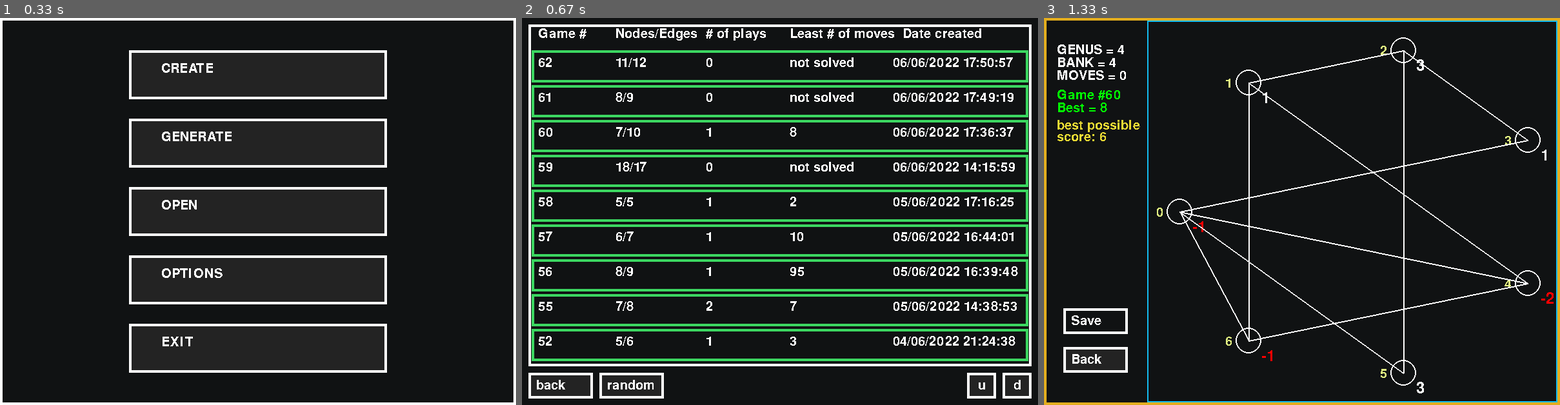
Above: before the commit, frames 1-3 (left to right).
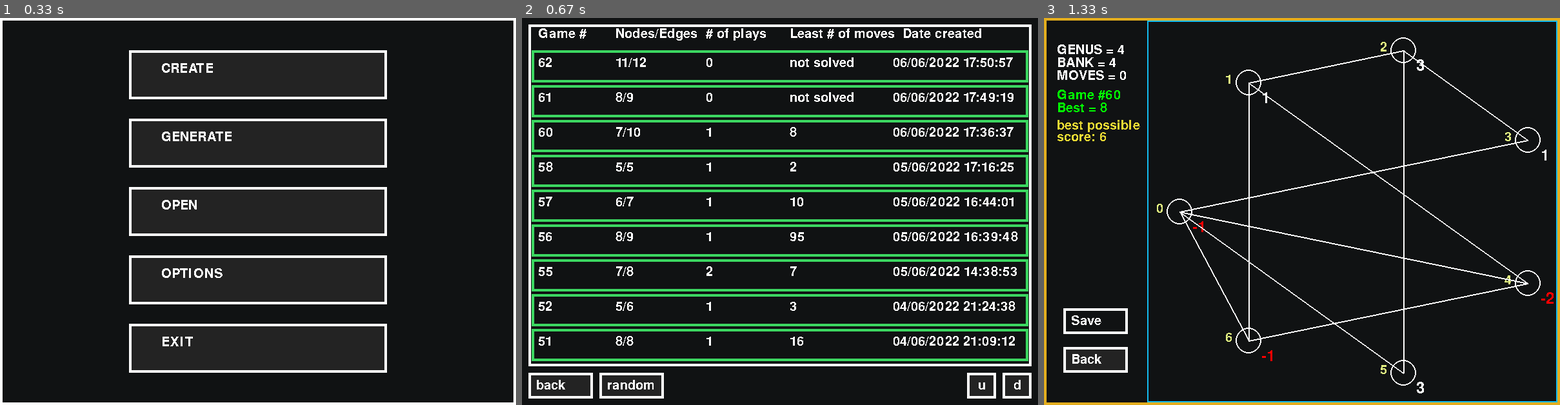
Above: after the commit, the same moments.

Repository: rayannott/dollargame
Game: pygame game, started from Gui.py
Same seed, same stepped clock (60 frames per second), same inputs: the game is played once before the commit and once after it.
Inputs (mouse positions are in pixels of both pictures, inside the frame that each line leads up to):
- Up to frame 1 (0.33 s): no input
- Up to frame 2 (0.67 s): click (759, 226) at 0.38 s
- Up to frame 3 (1.33 s): press the mouse at (1302, 203) at 0.7 s; move the mouse to (1214, 161) at 0.8 s; release the mouse at (1126, 118) at 0.93 s; click (1286, 192) at 1.05 s

Frame 1 is identical in both runs. In frame 2, 1.2% of the frame differs, in the area x 4-97%, y 37-85%; in frame 3, 0.1%.

Commit message:
wrote some basic text in README; minor tweaks

Diff:
--- a/Gui.py
+++ b/Gui.py
@@ -46,8 +46,8 @@
         screen.blit(my_font_bigger.render(str(current_value), False,
                     WHITE if current_value >= 0 else RED), (pos[0]+20, pos[1]+12))
         if OPTIONS['show_node_ids']:
-            text_node_indices = my_font.render(str(n), False, (225, 240, 129))
-            screen.blit(text_node_indices, (pos[0]-36, pos[1]-8))
+            text_node_indices = my_font.render(str(n), False, THEME['indices_text'])
+            screen.blit(text_node_indices, (pos[0]-36, pos[1]-14))
 
     # display parameters (genus, bank) and indicator
     shift = 90 if y_shift_genus_bank else 0
@@ -271,7 +271,6 @@
 
         if update:
             pygame.display.set_caption('Open game...')
-            print('DF assembled')
             df = assemble_games_dataframe()
             panels = create_panels(df)
             start, finish = 0, 9
@@ -334,8 +333,9 @@
     g_not_solved = deepcopy(g) # what the fuck is a deepcopy????
 
     if OPTIONS['show_best_possible']:
-        moves_best, min_num_moves = find_best(g, N=1000)
+        moves_best, min_num_moves = find_best(g, N=100)
         print(show_instruction(moves_best)) # output optimal strategy to the console
+        # TODO: threading?
 
     while running_game:
         screen.fill(THEME['background'])
@@ -434,9 +434,9 @@
     btn_save = Button(topleft=(10, 500), size=(120, 40),
                             text='Save', hover_text='save the changes')
     btn_show_ind = Button(topleft=(15, 30), size=(120, 40),
-                            text='Indices', hover_text='when set to True shows nodes\' indices')
+                            text='Indices', hover_text='show nodes\' indices')
     btn_show_best_possible = Button(topleft=(15, 80), size=(120, 40),
-                            text='Best', hover_text='when set to ...')
+                            text='Best', hover_text='show least possible number of moves for the current game')
     btn_sort_by = Button(topleft=(15, 130), size=(120, 40),
                             text='Sortby', hover_text='choose how to sort games in the game opening window')
     btn_layout = Button(topleft=(15, 180), size=(120, 40),
--- a/games/59.json
+++ /dev/null
@@ -1 +0,0 @@
-{"graph": {"edges": [[0, 1], [1, 2], [2, 3], [3, 4], [4, 5], [5, 6], [6, 7], [7, 8], [8, 9], [9, 10], [10, 11], [11, 12], [12, 13], [13, 14], [14, 15], [15, 16], [16, 17]], "values": {"0": -17, "1": -14, "2": -10, "3": -6, "4": -2, "5": 3, "6": -3, "7": 1, "8": -4, "9": 1, "10": -1, "11": 2, "12": 3, "13": 6, "14": 9, "15": 11, "16": 12, "17": 15}, "positions": {"0": [211, 46], "1": [203, 117], "2": [217, 196], "3": [258, 281], "4": [301, 351], "5": [382, 410], "6": [480, 438], "7": [593, 435], "8": [673, 394], "9": [707, 313], "10": [683, 212], "11": [601, 133], "12": [493, 145], "13": [424, 199], "14": [412, 276], "15": [465, 345], "16": [565, 341], "17": [583, 272]}}, "plays": [], "info": {"date_created": "06/06/2022 14:15:59"}}
--- a/theme.json
+++ b/theme.json
@@ -10,6 +10,7 @@
 	"open_game_panels": "#3CD761",
 	"hover_text": "#B0B0FA",
 	"counter_text": "#C255C8",
+	"indices_text": "#E1F081",
 	"button_inactive": "#101213",
 	"button_default": "#232323"
 }
Not shown, changed: README.md
Not shown, changed: dollar_game_RL.ipynb
